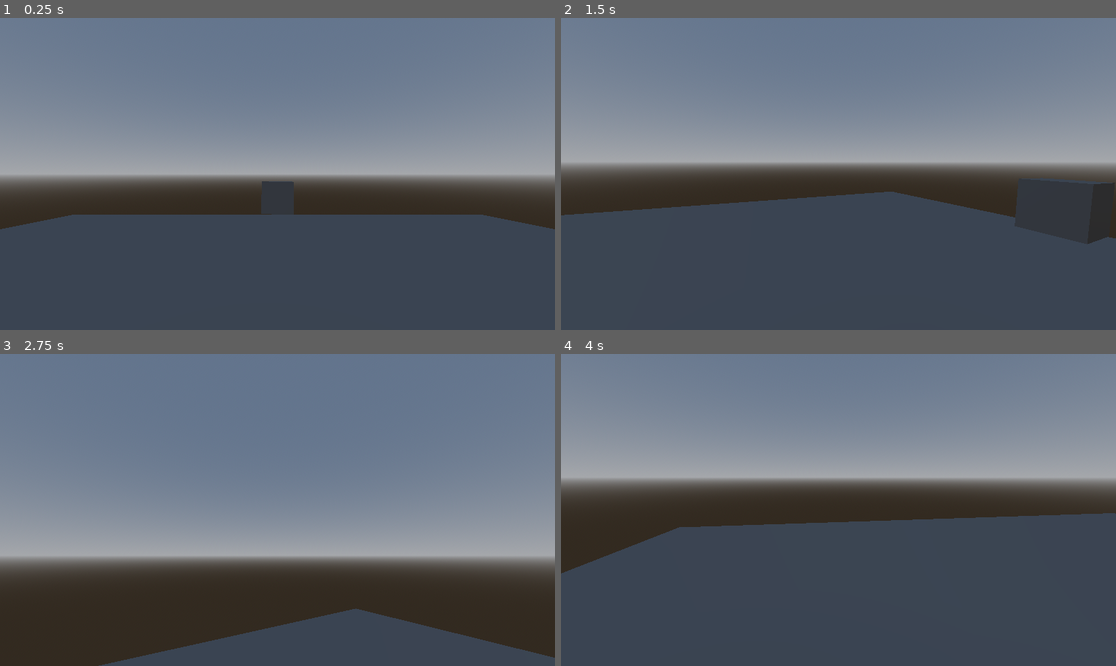
Above: before the commit, frames 1-4 (two rows, left to right).
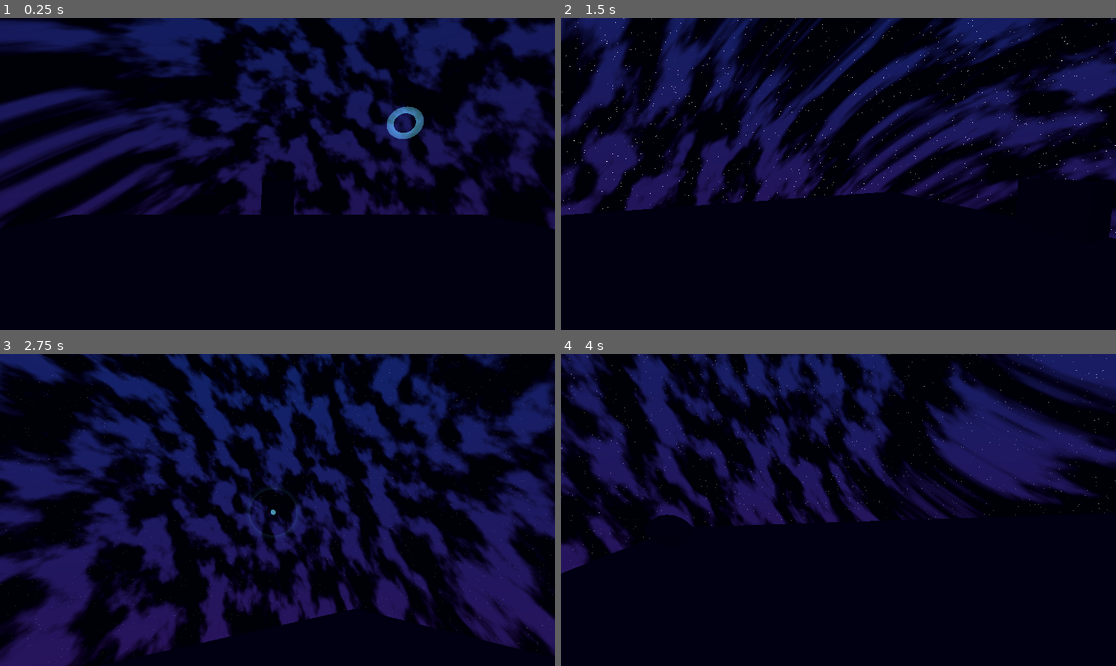
Above: after the commit, the same moments.

Repository: turab-usmani/lost-godot
Game: Godot game, scene res://scenes/main.tscn
Same seed, same stepped clock (60 frames per second), same inputs: the game is played once before the commit and once after it.
Inputs (mouse positions are in pixels of both pictures, inside the frame that each line leads up to):
- Up to frame 1 (0.25 s): no input
- Up to frame 2 (1.5 s): move the mouse to (866, 174) at 0.52 s; hold Up (ui_up) from 0.53 s (still down); click (866, 174) at 0.67 s; move the mouse to (810, 174) at 1.27 s
- Up to frame 3 (2.75 s): keep holding Up (ui_up); move the mouse to (288, 503) at 2.02 s
- Up to frame 4 (4 s): keep holding Up (ui_up); move the mouse to (832, 516) at 2.77 s; click (832, 516) at 2.92 s; move the mouse to (877, 513) at 3.52 s

The runs differ from the first frame. In frame 1, 100% of the frame differs, in the area x 0-100%, y 0-100%; in frame 2, 100%; in frame 3, 100%; in frame 4, 100%.

Commit message:
added bg shader and random obstacles

Diff:
--- /dev/null
+++ b/assets/sky.gdshader
@@ -0,0 +1,68 @@
+shader_type sky;
+
+uniform vec3 bg_color : source_color = vec3(0.02, 0.01, 0.05);
+uniform vec3 gas_color_1 : source_color = vec3(0.4, 0.1, 0.6);
+uniform vec3 gas_color_2 : source_color = vec3(0.1, 0.3, 0.8);
+
+uniform float drift_speed : hint_range(0.0, 1.0) = 0.02;
+uniform float star_density : hint_range(0.0, 1000.0) = 600.0;
+uniform sampler2D noise_tex;
+
+float hash(vec3 p) {
+    p = fract(p * vec3(443.897, 441.423, 437.195));
+    p += dot(p, p.yzx + 19.19);
+    return fract((p.x + p.y) * p.z);
+}
+
+void sky() {
+    float t = TIME * drift_speed;
+    mat3 rotation = mat3(
+        vec3(cos(t), 0.0, sin(t)),
+        vec3(0.0, 1.0, 0.0),
+        vec3(-sin(t), 0.0, cos(t))
+    );
+
+    vec3 dir = rotation * EYEDIR;
+    vec3 final_color = bg_color;
+
+    // 1. Dynamic Gas Clouds
+    vec2 gas_uv = dir.xy + dir.z;
+    float gas_noise = texture(noise_tex, gas_uv + (TIME * 0.01)).r;
+    float gas_mask = smoothstep(0.4, 0.7, gas_noise);
+
+    float pulse = sin(TIME * 0.5) * 0.1 + 0.9;
+    vec3 nebula = mix(gas_color_1, gas_color_2, dir.y * 0.5 + 0.5) * pulse;
+    final_color = mix(final_color, nebula, gas_mask * 0.5);
+
+    // 2. Twinkling Stars
+    vec3 star_grid = floor(dir * star_density);
+    float star_rand = hash(star_grid);
+    if (star_rand > 0.994) {
+        float twinkle = sin(TIME * 3.0 + star_rand * 10.0) * 0.5 + 0.5;
+        float star_intensity = smoothstep(0.0, 1.0, (star_rand - 0.994) * 150.0);
+        final_color += vec3(star_intensity * twinkle);
+    }
+
+    // 3. The "Sun" with Flares (FIXED)
+    vec3 sun_dir = rotation * LIGHT0_DIRECTION;
+    float sun_dist = distance(dir, sun_dir);
+
+    // Pulsing Core - Base radius increased to 0.07 so 0.07 - 0.02 = 0.05 (Safe from 0.04)
+    float sun_pulse = sin(TIME * 2.0) * 0.02;
+    float sun_disc = smoothstep(0.07 + sun_pulse, 0.04, sun_dist);
+    final_color = mix(final_color, vec3(1.0, 1.0, 0.8), sun_disc);
+
+    // 4. Roaming Supernova
+    vec3 nova_base_pos = normalize(vec3(0.5, 0.2, -0.8));
+    vec3 nova_pos = rotation * nova_base_pos;
+    float nova_dist = distance(dir, nova_pos);
+
+    if (nova_dist < 0.3) {
+        float nova_core = smoothstep(0.15, 0.0, nova_dist);
+        float rings = sin(nova_dist * 50.0 - TIME * 4.0);
+        rings = step(0.8, rings);
+        final_color += vec3(0.4, 0.9, 1.0) * nova_core * rings * 0.6;
+    }
+
+    COLOR = final_color;
+}
--- a/project.godot
+++ b/project.godot
@@ -15,6 +15,41 @@
 config/features=PackedStringArray("4.6", "GL Compatibility")
 config/icon="res://icon.svg"
 
+[input]
+
+ui_left={
+"deadzone": 0.5,
+"events": [Object(InputEventKey,"resource_local_to_scene":false,"resource_name":"","device":0,"window_id":0,"alt_pressed":false,"shift_pressed":false,"ctrl_pressed":false,"meta_pressed":false,"pressed":false,"keycode":4194319,"physical_keycode":0,"key_label":0,"unicode":0,"location":0,"echo":false,"script":null)
+, Object(InputEventJoypadButton,"resource_local_to_scene":false,"resource_name":"","device":-1,"button_index":13,"pressure":0.0,"pressed":false,"script":null)
+, Object(InputEventJoypadMotion,"resource_local_to_scene":false,"resource_name":"","device":-1,"axis":0,"axis_value":-1.0,"script":null)
+, Object(InputEventKey,"resource_local_to_scene":false,"resource_name":"","device":-1,"window_id":0,"alt_pressed":false,"shift_pressed":false,"ctrl_pressed":false,"meta_pressed":false,"pressed":false,"keycode":0,"physical_keycode":65,"key_label":0,"unicode":97,"location":0,"echo":false,"script":null)
+]
+}
+ui_right={
+"deadzone": 0.5,
+"events": [Object(InputEventKey,"resource_local_to_scene":false,"resource_name":"","device":0,"window_id":0,"alt_pressed":false,"shift_pressed":false,"ctrl_pressed":false,"meta_pressed":false,"pressed":false,"keycode":4194321,"physical_keycode":0,"key_label":0,"unicode":0,"location":0,"echo":false,"script":null)
+, Object(InputEventJoypadButton,"resource_local_to_scene":false,"resource_name":"","device":-1,"button_index":14,"pressure":0.0,"pressed":false,"script":null)
+, Object(InputEventJoypadMotion,"resource_local_to_scene":false,"resource_name":"","device":-1,"axis":0,"axis_value":1.0,"script":null)
+, Object(InputEventKey,"resource_local_to_scene":false,"resource_name":"","device":-1,"window_id":0,"alt_pressed":false,"shift_pressed":false,"ctrl_pressed":false,"meta_pressed":false,"pressed":false,"keycode":0,"physical_keycode":68,"key_label":0,"unicode":100,"location":0,"echo":false,"script":null)
+]
+}
+ui_up={
+"deadzone": 0.5,
+"events": [Object(InputEventKey,"resource_local_to_scene":false,"resource_name":"","device":0,"window_id":0,"alt_pressed":false,"shift_pressed":false,"ctrl_pressed":false,"meta_pressed":false,"pressed":false,"keycode":4194320,"physical_keycode":0,"key_label":0,"unicode":0,"location":0,"echo":false,"script":null)
+, Object(InputEventJoypadButton,"resource_local_to_scene":false,"resource_name":"","device":-1,"button_index":11,"pressure":0.0,"pressed":false,"script":null)
+, Object(InputEventJoypadMotion,"resource_local_to_scene":false,"resource_name":"","device":-1,"axis":1,"axis_value":-1.0,"script":null)
+, Object(InputEventKey,"resource_local_to_scene":false,"resource_name":"","device":-1,"window_id":0,"alt_pressed":false,"shift_pressed":false,"ctrl_pressed":false,"meta_pressed":false,"pressed":false,"keycode":0,"physical_keycode":87,"key_label":0,"unicode":119,"location":0,"echo":false,"script":null)
+]
+}
+ui_down={
+"deadzone": 0.5,
+"events": [Object(InputEventKey,"resource_local_to_scene":false,"resource_name":"","device":0,"window_id":0,"alt_pressed":false,"shift_pressed":false,"ctrl_pressed":false,"meta_pressed":false,"pressed":false,"keycode":4194322,"physical_keycode":0,"key_label":0,"unicode":0,"location":0,"echo":false,"script":null)
+, Object(InputEventJoypadButton,"resource_local_to_scene":false,"resource_name":"","device":-1,"button_index":12,"pressure":0.0,"pressed":false,"script":null)
+, Object(InputEventJoypadMotion,"resource_local_to_scene":false,"resource_name":"","device":-1,"axis":1,"axis_value":1.0,"script":null)
+, Object(InputEventKey,"resource_local_to_scene":false,"resource_name":"","device":-1,"window_id":0,"alt_pressed":false,"shift_pressed":false,"ctrl_pressed":false,"meta_pressed":false,"pressed":false,"keycode":0,"physical_keycode":83,"key_label":0,"unicode":115,"location":0,"echo":false,"script":null)
+]
+}
+
 [physics]
 
 3d/physics_engine="Jolt Physics"
--- a/scenes/main.tscn
+++ b/scenes/main.tscn
@@ -2,11 +2,25 @@
 
 [ext_resource type="Script" uid="uid://ihes1frt4sxu" path="res://scripts/main.gd" id="1_o5qli"]
 [ext_resource type="PackedScene" uid="uid://cqldd2lmybmyx" path="res://scenes/player.tscn" id="2_0wfyh"]
+[ext_resource type="Shader" uid="uid://cuhoy1xaomvfx" path="res://assets/sky.gdshader" id="3_sugp2"]
 
-[sub_resource type="ProceduralSkyMaterial" id="ProceduralSkyMaterial_0wfyh"]
+[sub_resource type="FastNoiseLite" id="FastNoiseLite_sugp2"]
+
+[sub_resource type="NoiseTexture2D" id="NoiseTexture2D_jyhfs"]
+noise = SubResource("FastNoiseLite_sugp2")
+seamless = true
+
+[sub_resource type="ShaderMaterial" id="ShaderMaterial_jyhfs"]
+shader = ExtResource("3_sugp2")
+shader_parameter/bg_color = Color(0.02, 0.01, 0.05, 1)
+shader_parameter/gas_color_1 = Color(0.4, 0.1, 0.6, 1)
+shader_parameter/gas_color_2 = Color(0.1, 0.3, 0.8, 1)
+shader_parameter/drift_speed = 0.02
+shader_parameter/star_density = 600.0
+shader_parameter/noise_tex = SubResource("NoiseTexture2D_jyhfs")
 
 [sub_resource type="Sky" id="Sky_sugp2"]
-sky_material = SubResource("ProceduralSkyMaterial_0wfyh")
+sky_material = SubResource("ShaderMaterial_jyhfs")
 
 [sub_resource type="Environment" id="Environment_jyhfs"]
 background_mode = 2
@@ -28,9 +42,6 @@
 [node name="player" parent="." unique_id=851847586 instance=ExtResource("2_0wfyh")]
 transform = Transform3D(1, 0, 0, 0, 1, 0, 0, 0, 1, 0, 10, 0)
 
-[node name="Camera3D" parent="player/SpringArm3D" parent_id_path=PackedInt32Array(851847586, 1675570227) index="0" unique_id=712031791]
-transform = Transform3D(1, 0, 0, 0, 1, 0, 0, 0, 1, 0, 10, 0)
-
 [node name="WorldEnvironment" type="WorldEnvironment" parent="." unique_id=866634321]
 environment = SubResource("Environment_jyhfs")
 
--- a/scripts/main.gd
+++ b/scripts/main.gd
@@ -20,20 +20,16 @@
 		_spawn_noise_hazard()
 
 	# 2. Handle Movement and Cleanup
-	# Iterate backwards so we can safely remove elements while looping
 	for i in range(active_hazards.size() - 1, -1, -1):
 		var hazard_data = active_hazards[i]
 		var area: Area3D = hazard_data["node"]
 
-		# If the node was destroyed elsewhere, clean up the array
 		if not is_instance_valid(area):
 			active_hazards.remove_at(i)
 			continue
 
-		# Move the Area3D along its calculated direction
 		area.global_position += hazard_data["direction"] * hazard_data["speed"] * delta
 
-		# Clean up the hazard if it travels too far past the player to save memory
 		if area.global_position.distance_to(player.global_position) > spawn_radius * 1.5:
 			area.queue_free()
 			active_hazards.remove_at(i)
@@ -52,41 +48,66 @@
 
 	area.global_position = player.global_position + (spawn_dir * spawn_radius)
 
-	# --- Generate the Noise Mesh Visually ---
+	# --- Generate the UNIQUE Noise Mesh ---
 	var mesh_instance = MeshInstance3D.new()
-	var sphere_mesh = SphereMesh.new()
 
+	# Call our new function to build the physical potato shape
+	mesh_instance.mesh = _generate_asteroid_mesh()
+
+	# Apply a random rocky material color
 	var mat = StandardMaterial3D.new()
-	var noise_tex = NoiseTexture2D.new()
-	noise_tex.noise = FastNoiseLite.new()
-	noise_tex.noise.seed = randi()
-	noise_tex.noise.frequency = 0.05
+	mat.albedo_color = Color(randf_range(0.3, 0.6), randf_range(0.3, 0.6), randf_range(0.3, 0.6))
+	mat.roughness = 0.9
+	mesh_instance.material_override = mat
 
-	# Use the noise texture as a heightmap to distort the sphere into a "noise mesh"
-	mat.heightmap_enabled = true
-	mat.heightmap_scale = 1.5
-	mat.heightmap_texture = noise_tex
-	mat.albedo_color = Color(randf_range(0.3, 1), randf_range(0.3, 1), randf_range(0.3, 1))
-
-	sphere_mesh.material = mat
-	mesh_instance.mesh = sphere_mesh
 	area.add_child(mesh_instance)
 
 	# --- Add Collision ---
 	var collision = CollisionShape3D.new()
 	var shape = SphereShape3D.new()
-	shape.radius = 0.5
+	shape.radius = 1.0 # Adjusted to match the new mesh size
 	collision.shape = shape
 	area.add_child(collision)
 
 	# --- Calculate Movement Variables ---
-	# We want it to move toward where the player was when it spawned
 	var target_dir = (player.global_position - area.global_position).normalized()
 	var speed = randf_range(min_speed, max_speed)
 
-	# Store it in our tracking array
 	active_hazards.append({
 		"node": area,
 		"direction": target_dir,
 		"speed": speed
 	})
+
+# === THE NEW MESH GENERATOR ===
+# Placed at the bottom of your script so _spawn_noise_hazard can use it
+func _generate_asteroid_mesh() -> ArrayMesh:
+	var noise = FastNoiseLite.new()
+	noise.seed = randi()
+	noise.frequency = randf_range(0.02, 0.05)
+	noise.fractal_type = FastNoiseLite.FRACTAL_RIDGED
+
+	var sphere = SphereMesh.new()
+	sphere.radius = 1.0
+	sphere.height = 2.0
+	sphere.radial_segments = 32
+	sphere.rings = 16
+
+	var arrays = sphere.get_mesh_arrays()
+	var vertices: PackedVector3Array = arrays[Mesh.ARRAY_VERTEX]
+	var normals: PackedVector3Array = arrays[Mesh.ARRAY_NORMAL]
+
+	for i in range(vertices.size()):
+		var noise_val = noise.get_noise_3dv(vertices[i] * 10.0)
+		vertices[i] += normals[i] * noise_val * 0.4
+
+	arrays[Mesh.ARRAY_VERTEX] = vertices
+
+	var deformed_mesh = ArrayMesh.new()
+	deformed_mesh.add_surface_from_arrays(Mesh.PRIMITIVE_TRIANGLES, arrays)
+
+	var st = SurfaceTool.new()
+	st.create_from(deformed_mesh, 0)
+	st.generate_normals()
+
+	return st.commit()
Not shown, added: assets/sky.gdshader.uid
